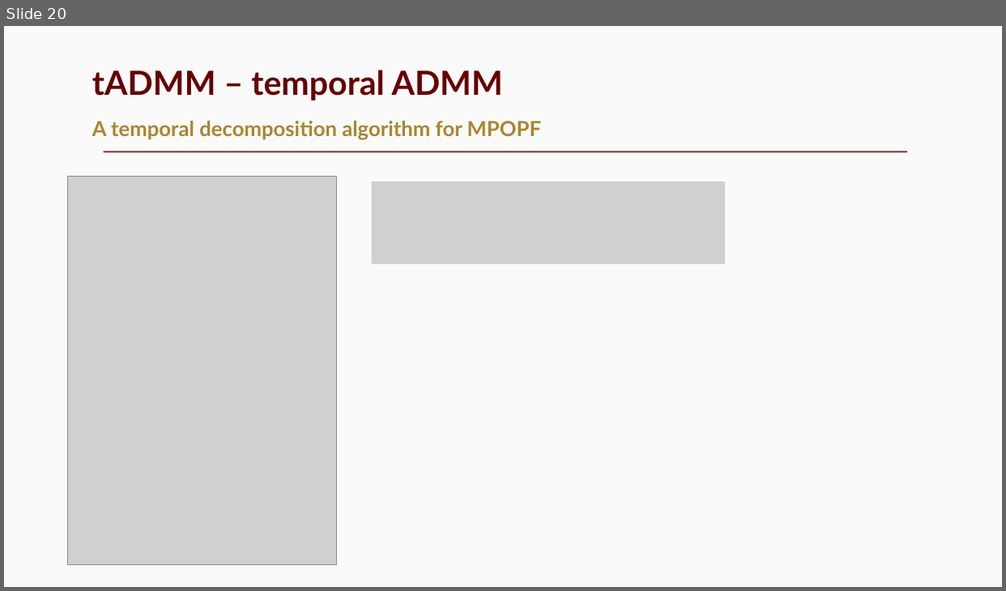
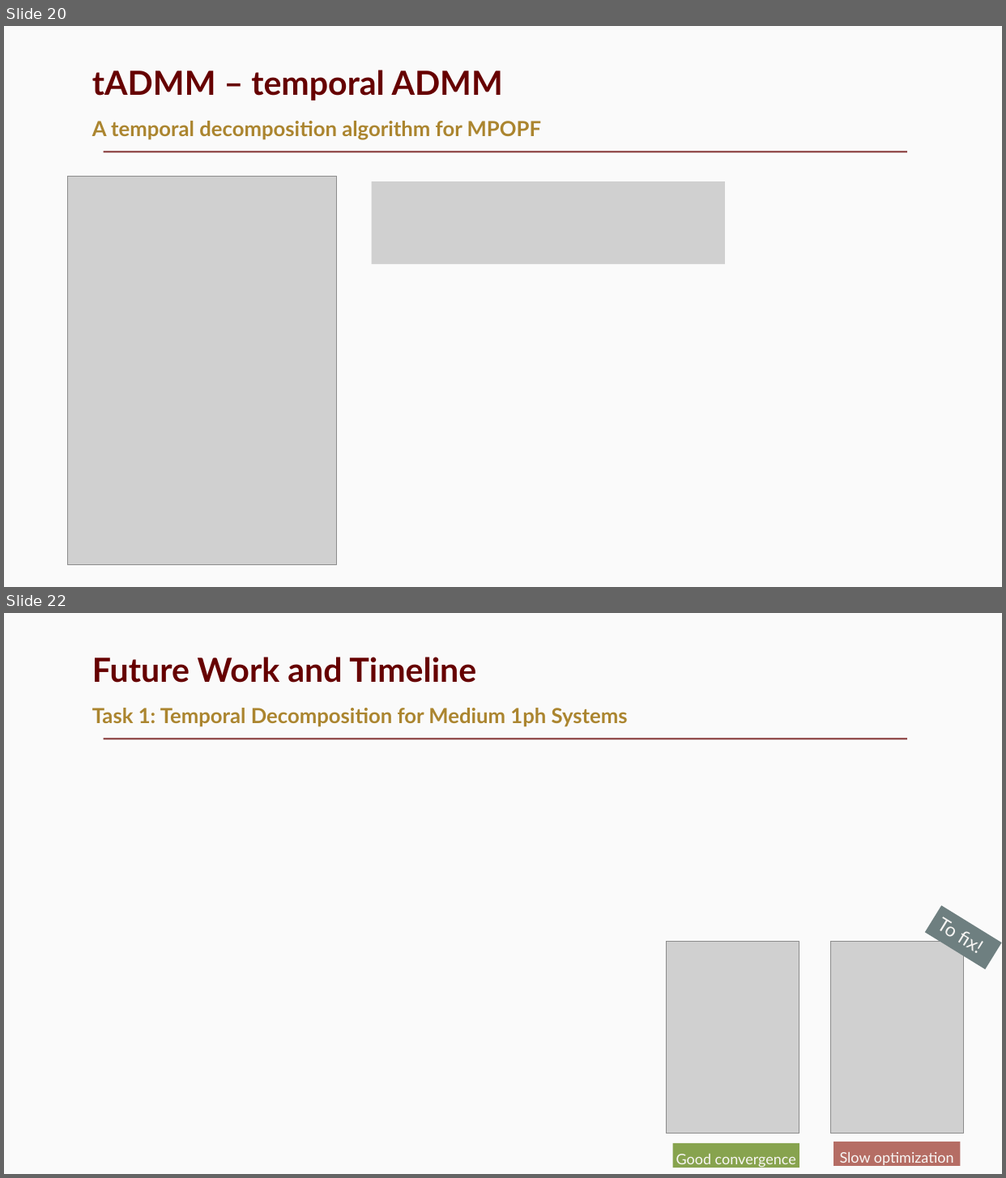
Before and after one commit to Realife-Brahmin/OriginalDocsHub-WSU-OneDrive, a slide deck: prelims-presentation_Jha_Aryan.pptx. Shown one above the other, each under a label of ours: slide 20 before the commit, slides 20 and 22 after it; the slides between them are not shown. The pictures are 1006x591 and 1006x1178 pixels, drawn with LibreOffice and Linux fonts; fonts in the diff are those of the drawing; grey boxes stand for pictures. Boxes give left, top, right and bottom in pixels: in the first picture for what was removed or moved away, otherwise in the second. Text is boxed around its words. In the diff, an @@ line names an element or a change of style, - is before the commit and + after.

```diff
--- a/prelims-presentation_Jha_Aryan.pptx
+++ b/prelims-presentation_Jha_Aryan.pptx
@@ slide 22 added at box(4, 613, 1002, 1174), background #FAFAFA; not listed: 1 template element that a slide beside it also shows @@
@@ title added at box(92, 657, 476, 683), 32 pt, text #660000, bold @@
+Future Work and Timeline
@@ text added at box(92, 708, 628, 727), 20 pt, text #AB852F, bold @@
+Task 1: Temporal Decomposition for Medium 1ph Systems
@@ rectangle added at box(925, 906, 1002, 970), fill #6E7F80, 18 pt, text #F8F6F4 @@
+To fix!
@@ picture added at box(667, 942, 799, 1134) @@
@@ picture added at box(830, 942, 964, 1134) @@
@@ rectangle added at box(673, 1144, 799, 1169), fill #6B8E23 at 80% opacity, 14 pt, text #F8F6F4 @@
+Good convergence
@@ rectangle added at box(833, 1142, 960, 1167), fill #A44A3F at 80% opacity, 14 pt, text #F8F6F4 @@
+Slow optimization
```
Also in this commit, not shown: 6 slides changed, 5 other slides added.
